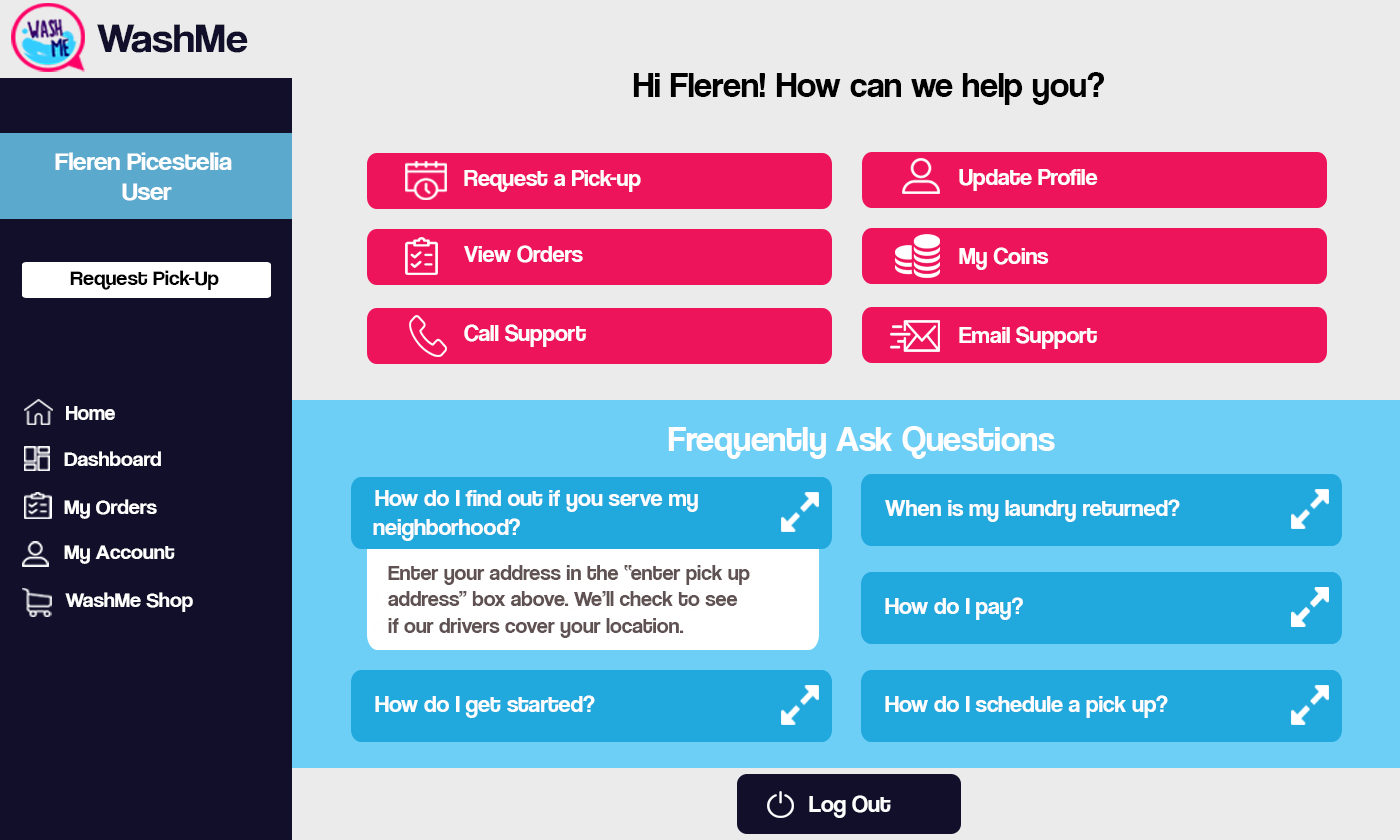
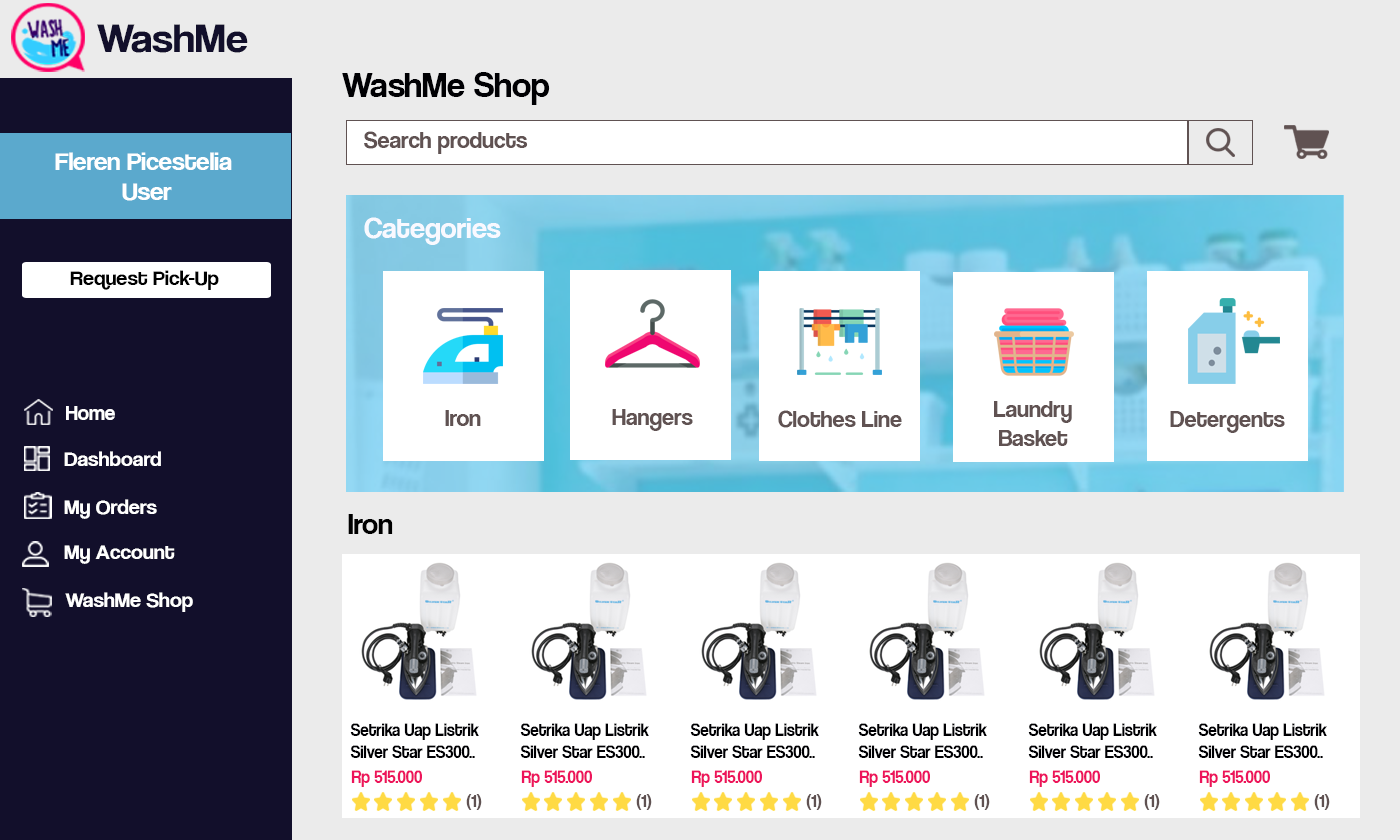
Before/after of a 1400x840 layered artwork. What changed in the layer stack:
renamed "Rectangle 6" to "Rectangle 7 copy 7", moved it above "(1) copy 2", painted on it over [292, 400, 1400, 818]
renamed "Rounded Rectangle 3 copy" to "Rectangle 7 copy 6", moved it above "(1) copy", painted on it over [351, 554, 852, 818]
renamed "Layer 13 copy 4" to "Layer 15 copy 8", moved it above "Layer 15 copy 7", painted on it over [590, 587, 1329, 811]
renamed "How do I pay?" to "Layer 15 copy 7", moved it above "Layer 15 copy 6", painted on it over [567, 597, 1023, 811]
renamed "Layer 13 copy 3" to "Layer 15 copy 3", painted on it over [420, 587, 1329, 811]
renamed "Rounded Rectangle 3 copy 3" to "Layer 15 copy", painted on it, unmasked it over [374, 572, 1342, 811]
renamed "Layer 13 copy 2" to "Rectangle 7 copy 4", painted on it, masked it over [342, 489, 1329, 818]
renamed "Layer 11" to "Detergents", moved it above "Layer 14", painted on it over [409, 315, 1285, 433]
renamed "How do I find out if you serve my neighborhood?" to "Layer 14", painted on it over [373, 298, 1280, 541]
renamed "Rounded Rectangle 3" to "Layer 13", painted on it, unmasked it over [351, 308, 1074, 549]
renamed "Call Support" to "Rectangle 10 copy 3", painted on it, masked it over [464, 272, 1114, 462]
renamed "Layer 9" to "Rectangle 10 copy 2", painted on it, masked it over [405, 237, 920, 461]
renamed "My Coins" to "Hangers", painted on it over [612, 247, 1049, 431]
renamed "Rounded Rectangle 2 copy 3" to "Rectangle 10 copy", painted on it over [570, 228, 1327, 460]
moved "Layer 10" above "Rectangle 10", painted on it over [423, 234, 940, 384]
renamed "Rounded Rectangle 2 copy 2" to "Rectangle 10", painted on it over [367, 229, 832, 461]
renamed "Update Profile" to "Rectangle 9", opacity 100% → 70%, painted on it, masked it over [346, 169, 1344, 492]
added layer "Layer 9" above "Layer 8" over [346, 195, 1343, 492]
…and 75 more changes (27 added, 9 mask, 41 painted, 7 removed, 39 renamed, 6 stack)
